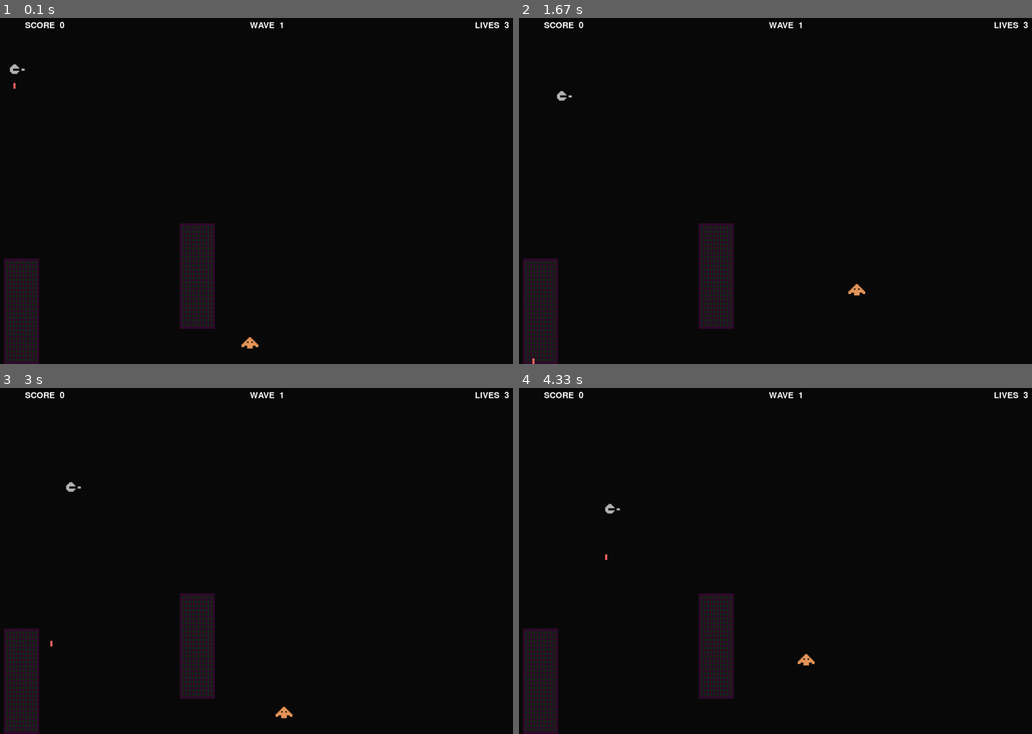
Above: before the commit, frames 1-4 (two rows, left to right).
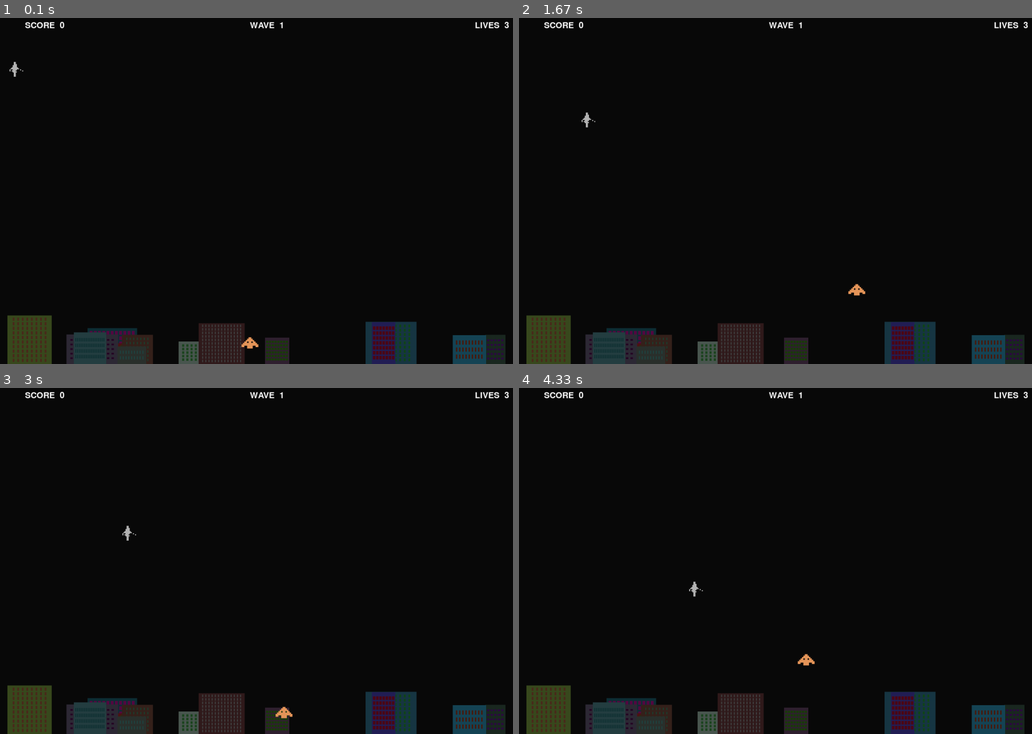
Above: after the commit, the same moments.

Repository: typical-byte-world/sandbox-game
Game: pygame game, started from main.py
Same seed, same stepped clock (60 frames per second), same inputs: the game is played once before the commit and once after it.
Inputs:
- Up to frame 1 (0.1 s): no input
- Up to frame 2 (1.67 s): hold Right 0.33-0.8 s; hold Up 0.83-1.3 s; hold Right from 1.33 s (still down)
- Up to frame 3 (3 s): release Right at 1.8 s; hold Left 1.83-2.37 s; hold Down 2.4-2.87 s; hold Left from 2.9 s (still down)
- Up to frame 4 (4.33 s): release Left at 3.37 s; hold Up 3.4-3.87 s; hold Right from 3.9 s (still down)

The runs differ from the first frame. In frame 1, 9.5% of the frame differs, in the area x 0-99%, y 12-100%; in frame 2, 9.6%; in frame 3, 9.5%; in frame 4, 9.6%, in the area x 0-99%, y 33-100%.

Commit message:
Finish game

Diff:
--- a/game_env/city.py
+++ b/game_env/city.py
@@ -1,24 +1,64 @@
 from game_env.building import Building
-from game_env.settings import HEIGHT, BUILDING_HEIGHT
+from game_env.settings import (
+    HEIGHT,
+    WIDTH,
+    BUILDING_HEIGHT,
+    AMOUNT_OF_BUILDINGS,
+    MIN_BUILDING_WIDTH,
+    MAX_BUILDING_WIDTH,
+    MIN_BUILDING_HEIGHT,
+    MAX_BUILDING_HEIGHT,
+    MIN_GAP,
+    MAX_GAP,
+    MIN_WINDOW_WIDTH,
+    MAX_WINDOW_WIDTH,
+    MIN_WINDOW_HEIGHT,
+    MAX_WINDOW_HEIGHT,
+    CITY_ALPHA
+)
+import random
+import pygame
+
+
 
 class City:
     def __init__(self):
         self.buildings = []
 
-        building = Building(building_width=100, building_height=300, gap_x=4, gap_y=4,
-                            window_width=5, window_height=8, building_position_x=100, building_position_y=int(HEIGHT - BUILDING_HEIGHT),
-                            building_color=(150, 20, 135, 70), window_color=(20, 150, 35, 70))
+        self.amount_of_buildings = AMOUNT_OF_BUILDINGS
+        self.generate_buildings()
 
-        building2 = Building(building_width=100, building_height=300, gap_x=4, gap_y=4,
-                            window_width=5, window_height=8, building_position_x=600, building_position_y=600,
-                            building_color=(150, 20, 135, 70), window_color=(20, 150, 35, 70))
+    def generate_buildings(self):
+        for _ in range(self.amount_of_buildings):
 
-        self.buildings.append(building)
-        self.buildings.append(building2)
+            building_height = random.randint(MIN_BUILDING_HEIGHT, MAX_BUILDING_HEIGHT)
+
+            self.buildings.append(
+                Building(
+                    building_width=random.randint(MIN_BUILDING_WIDTH, MAX_BUILDING_WIDTH),
+                    building_height=building_height,
+                    gap_x=random.randint(MIN_GAP, MAX_GAP),
+                    gap_y=random.randint(MIN_GAP, MAX_GAP),
+                    window_width=random.randint(MIN_WINDOW_WIDTH, MAX_WINDOW_WIDTH),
+                    window_height=random.randint(MIN_WINDOW_HEIGHT, MAX_WINDOW_HEIGHT),
+                    building_position_x=random.randint(0, WIDTH),
+                    building_position_y=HEIGHT-building_height,
+                    building_color=(random.randint(0, 255), random.randint(0, 255), random.randint(0, 255), 255),
+                    window_color=(random.randint(0, 255), random.randint(0, 255), random.randint(0, 255), 255)
+                )
+            )
+
 
 
 
     def draw(self, screen):
+        city_surface = pygame.Surface(
+            (WIDTH, HEIGHT),
+            pygame.SRCALPHA
+        )
+        for building in self.buildings:
+            building.draw(city_surface)
 
-        for building in self.buildings:
-            building.draw(screen)
+        city_surface.set_alpha(CITY_ALPHA)
+
+        screen.blit(city_surface, [0, 0])
--- a/game_env/settings.py
+++ b/game_env/settings.py
@@ -142,3 +142,23 @@
 BUILDING_POSITION_X = 100
 BUILDING_COLOR = (150, 20, 135, 70)
 WINDOW_COLOR = (20, 150, 35, 70)
+
+
+MIN_BUILDING_WIDTH = 50
+MAX_BUILDING_WIDTH = 150
+
+MIN_BUILDING_HEIGHT = 50
+MAX_BUILDING_HEIGHT = 150
+
+AMOUNT_OF_BUILDINGS = 14
+
+MIN_GAP = 2
+MAX_GAP = 8
+
+MIN_WINDOW_WIDTH = 3
+MAX_WINDOW_WIDTH = 8
+
+MIN_WINDOW_HEIGHT = 5
+MAX_WINDOW_HEIGHT = 12
+
+CITY_ALPHA = 80
--- a/game_env/wave_manager.py
+++ b/game_env/wave_manager.py
@@ -6,29 +6,32 @@
         {
             "color": (180, 180, 180),
             "enemies": {
+                "scout": 2,
+                "shooter": 1,
+                "dodger": 2,
                 "tactical": 1,
-                # "dodger": 5,
-                # "scout": 1,
-                # "shooter": 1,
-                # "kamikaze": 1
             },
         },
-        # {
-        #     "color": (100, 180, 255),
-        #     "enemies": {
-        #         "scout": 2,
-        #         "shooter": 2,
-        #         "kamikaze": 2
-        #     },
-        # },
-        # {
-        #     "color": (255, 180, 80),
-        #     "enemies": {
-        #         "scout": 3,
-        #         "shooter": 3,
-        #         "kamikaze": 3
-        #     },
-        # },
+        {
+            "color": (80, 170, 255),
+            "enemies": {
+                "scout": 3,
+                "shooter": 2,
+                "dodger": 3,
+                "kamikaze": 2,
+                "tactical": 2,
+            },
+        },
+        {
+            "color": (255, 120, 70),
+            "enemies": {
+                "scout": 4,
+                "shooter": 3,
+                "dodger": 4,
+                "kamikaze": 3,
+                "tactical": 3,
+            },
+        },
     ]
 
     def __init__(self, game):
